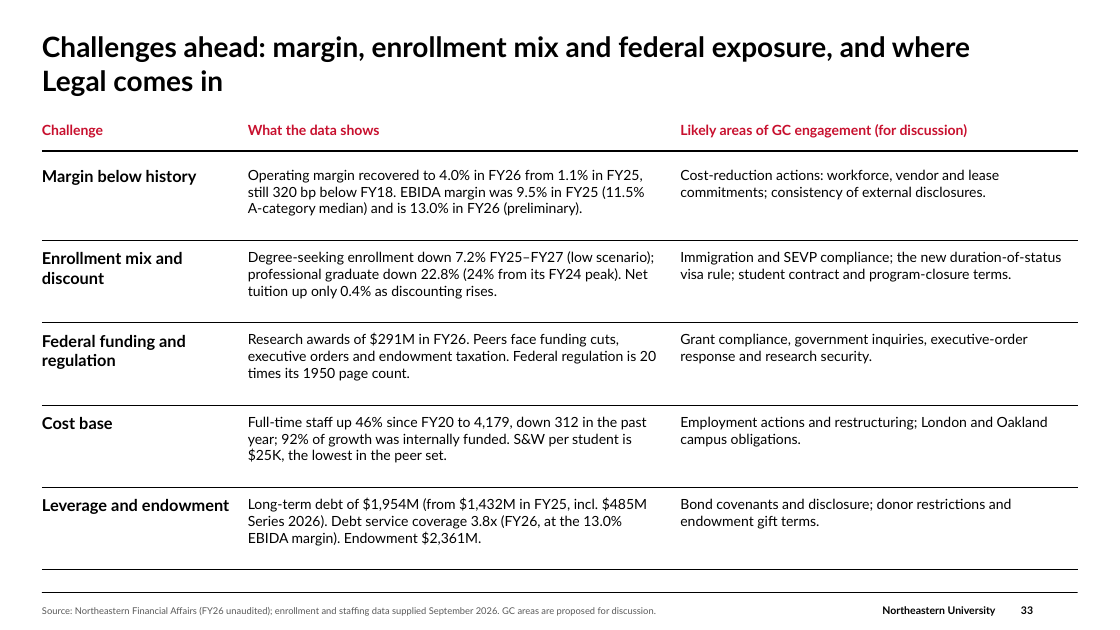
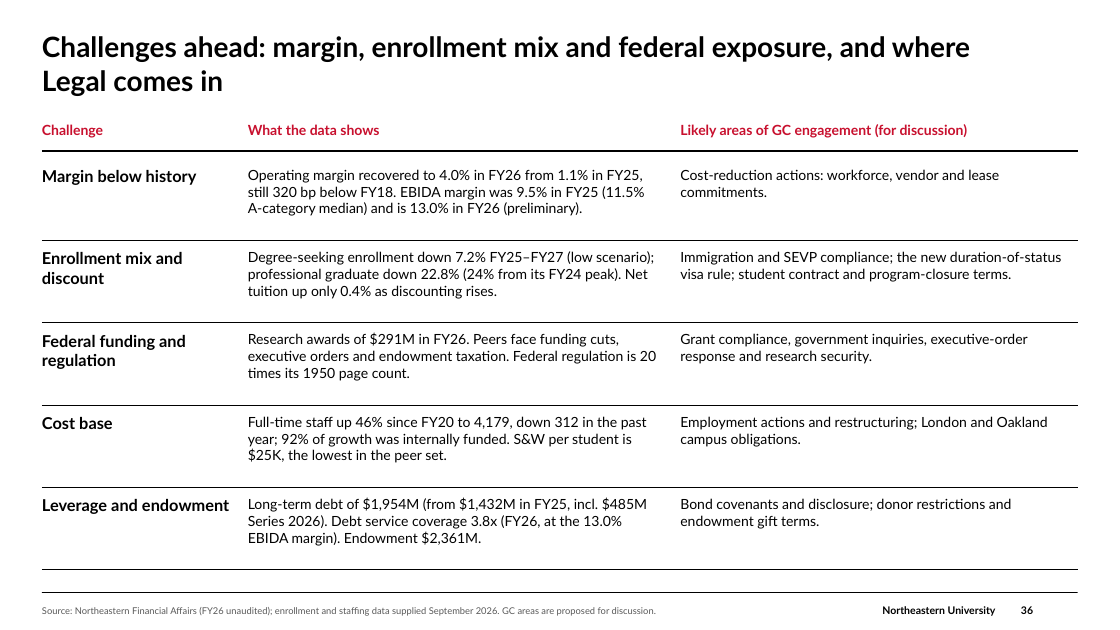
Before and after one commit to brettcsweet/Tonys-repo, a slide deck: slide 36 of GC_Financial_Update_2026-09-30.pptx (slide 33 before the commit). Drawn at 1120x630 pixels with LibreOffice and Linux fonts; fonts in the diff are those of the drawing; background and template pictures are left out. Boxes give left, top, right and bottom in pixels: in the first picture for what was removed or moved away, otherwise in the second. Text is boxed around its words. In the diff, an @@ line names an element or a change of style, - is before the commit and + after.

```diff
--- a/GC_Financial_Update_2026-09-30.pptx
+++ b/GC_Financial_Update_2026-09-30.pptx
@@ text at (680,169,999,197): text changed @@
-Cost-reduction actions: workforce, vendor and lease commitments; consistency of external disclosures.
+Cost-reduction actions: workforce, vendor and lease commitments.
```
Also in this commit, not shown: 9 other slides changed, 5 slides added, 1 slide removed.
